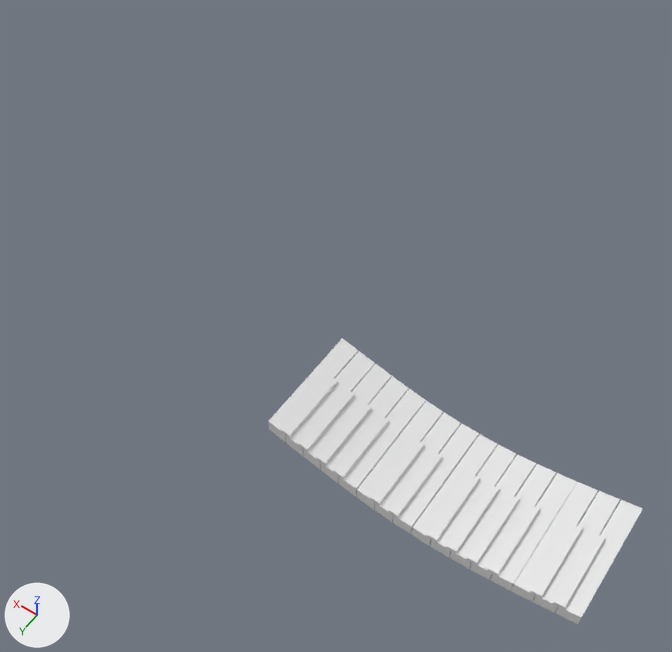
Two versions of the FBX model On Thin Ice/Assets/Assets/3DModels/Pianos/piano1.fbx, one commit apart.
Rendered twice from a camera (50 mm lens) standing at (-9.9, -42.8, 27.1) and looking at (-1.3, -54.7, 8.3). Every picture has the same lights, and +X, +Y and +Z are marked at lower left.

Names of what the first picture shows: 'Piano1'.
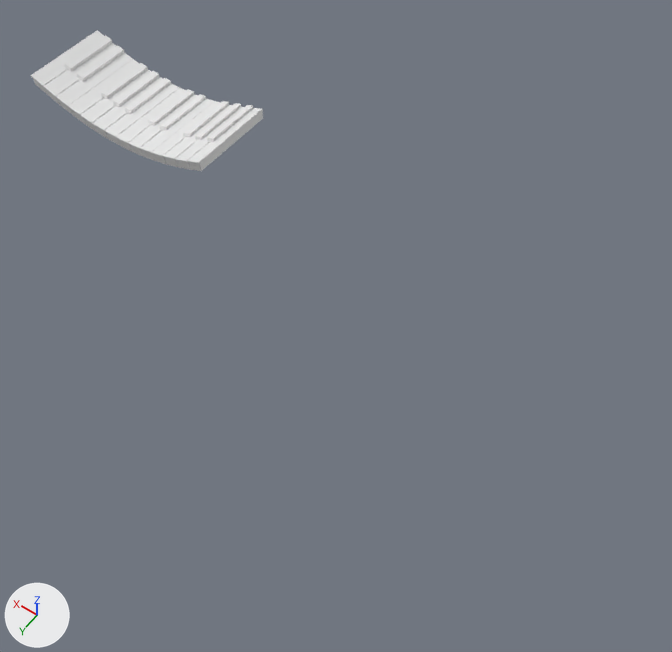
Pixel boxes (x1, y1, x2, y2) of what changed, in the pictures (672 x 652 px; the box of a moved part takes in the faces that stretch with it):
```json
{"object": "Piano1", "change": "reshaped, moved", "before": [268, 338, 643, 624], "after": [31, 30, 263, 171], "on screen": "38% narrower, 51% shorter"}
{"part": 1, "of": "me_cube_080", "change": "moved or reshaped", "before": [357, 401, 479, 534], "after": [31, 30, 133, 114]}
{"part": 2, "of": "me_cube_080", "change": "added", "after": [116, 88, 214, 160]}
{"part": 3, "of": "me_cube_080", "change": "added", "after": [68, 59, 180, 145]}
{"part": 4, "of": "me_cube_080", "change": "added", "after": [151, 101, 263, 171]}
{"part": 5, "of": "me_cube_080", "change": "deleted", "before": [268, 338, 426, 496]}
{"part": 6, "of": "me_cube_080", "change": "deleted", "before": [412, 434, 643, 624]}
```

The change, as JSON lines over the scene's bpy script:
```json
{"block": "me_cube_080", "where": "# used by ob_piano1; location = (-6.08, -52.47, 9.24)"}
{"op": "remove", "block": "me_cube_080", "code": "me_cube_080.from_pydata(...)  # 768 vertices, 760 faces; spans x -3.77..3.76, y -1.16..1.64, z -0.5..0.51"}
{"op": "add", "block": "me_cube_080", "code": "me_cube_080.from_pydata(...)  # 668 vertices, 660 faces; spans x -3.27..3.28, y -1.64..1.15, z -0.5..0.57"}
{"block": "me_cube_080", "change": "me_cube_080 part 1: the loose piece of 142 vertices spanning x 0.0..1.39, y -1.16..1.64, z -0.5..0.0 is multiplied about its middle by the matrix ((-1.0, 0.0, 0.0), (0.0, -1.0, 0.0), (-0.426, 0.0, 1.0)), then moved by (1.89, -0.49, 0.43)"}
{"block": "me_cube_080", "change": "me_cube_080 part 2: the loose piece of 142 vertices spanning x 0.0..1.39, y -1.16..1.64, z -0.5..0.0 is copied, and the copy is multiplied about the mesh origin by the matrix ((-1.0, 0.0, 0.014), (0.0, -1.0, 0.0), (0.014, 0.0, 1.0)); it spans x -1.4..0.0, y -1.64..1.15, z -0.5..0.01"}
{"block": "me_cube_080", "change": "me_cube_080 part 3: a new loose piece of 192 vertices spanning x 0.01..1.88, y -1.64..1.15, z -0.5..0.1, in mat_piano (white #e7e7e7)"}
{"block": "me_cube_080", "change": "me_cube_080 part 4: a new loose piece of 192 vertices spanning x -3.27..-1.41, y -1.64..1.15, z -0.37..0.57, in mat_piano (white #e7e7e7)"}
{"block": "me_cube_080", "change": "me_cube_080 part 5: the loose piece of 242 vertices spanning x 1.42..3.76, y -1.16..1.64, z -0.39..0.51 is deleted"}
{"block": "me_cube_080", "change": "me_cube_080 part 6: 384 vertices removed from x -3.77..-0.02, y -1.16..1.64, z -0.5..0.51"}
{"op": "set", "path": "ob_piano1.location", "old": "(-6.08, -52.47, 9.24)", "new": "(7.57, -57.37, 9.24)"}
```
